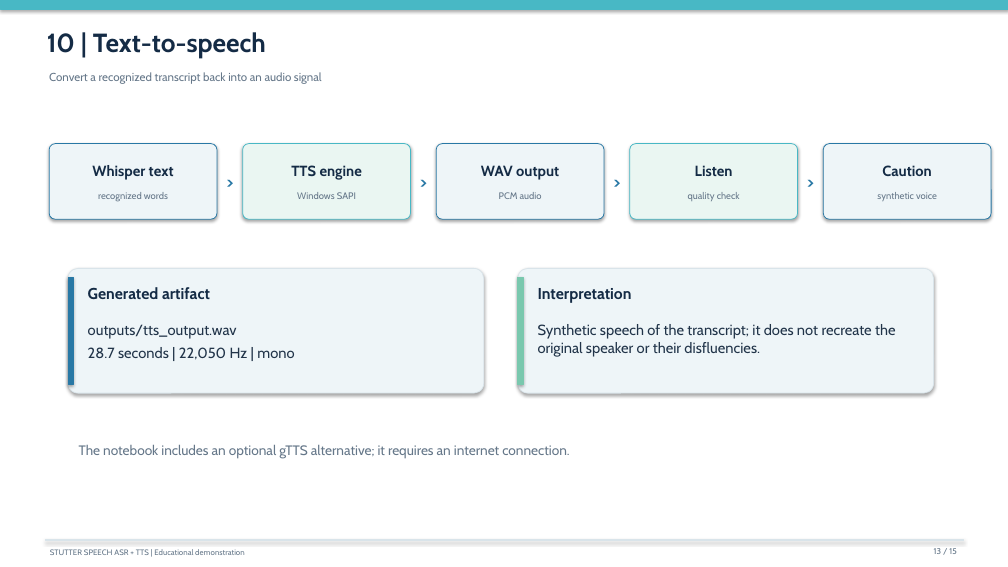
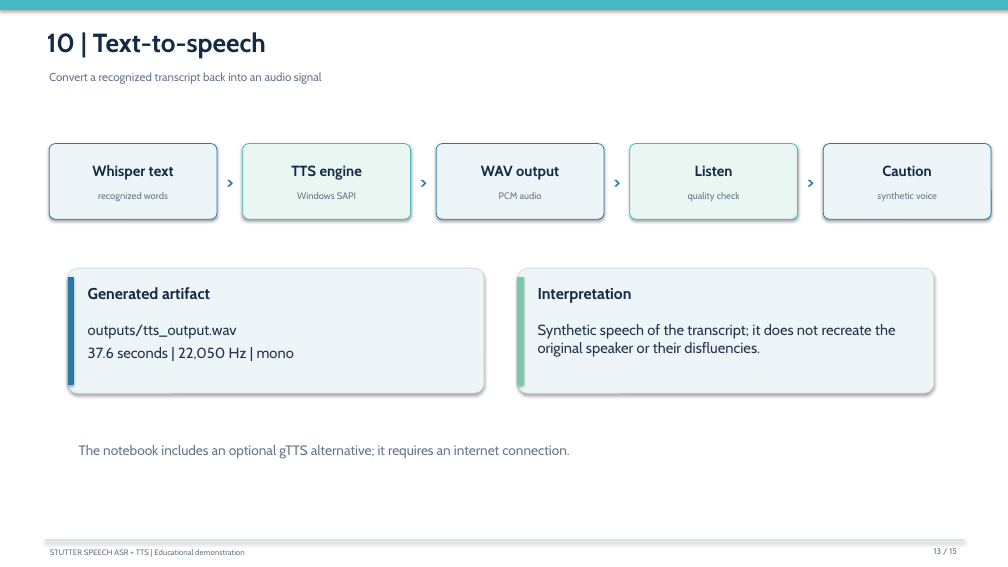
Before and after one commit to ArijitDas2005/stutter-speech-asr-tts, a slide deck: slide 13 of report/project_presentation.pptx. Drawn at 1008x567 pixels with LibreOffice and Linux fonts; fonts in the diff are those of the drawing. Boxes give left, top, right and bottom in pixels: in the first picture for what was removed or moved away, otherwise in the second. Text is boxed around its words. In the diff, an @@ line names an element or a change of style, - is before the commit and + after.

```diff
--- a/report/project_presentation.pptx
+++ b/report/project_presentation.pptx
@@ text at [88, 347, 294, 360]: text changed @@
-28.7 seconds | 22,050 Hz | mono
+37.6 seconds | 22,050 Hz | mono
```
Also in this commit, not shown: 9 other slides changed, 22 other files.
